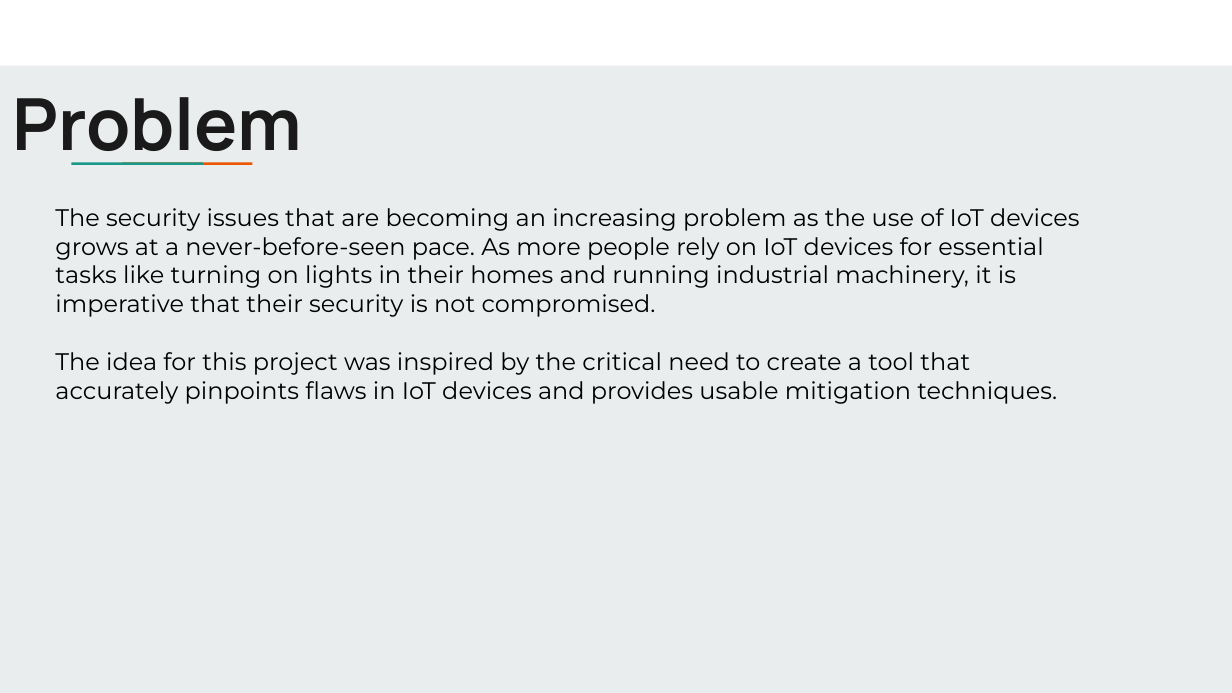
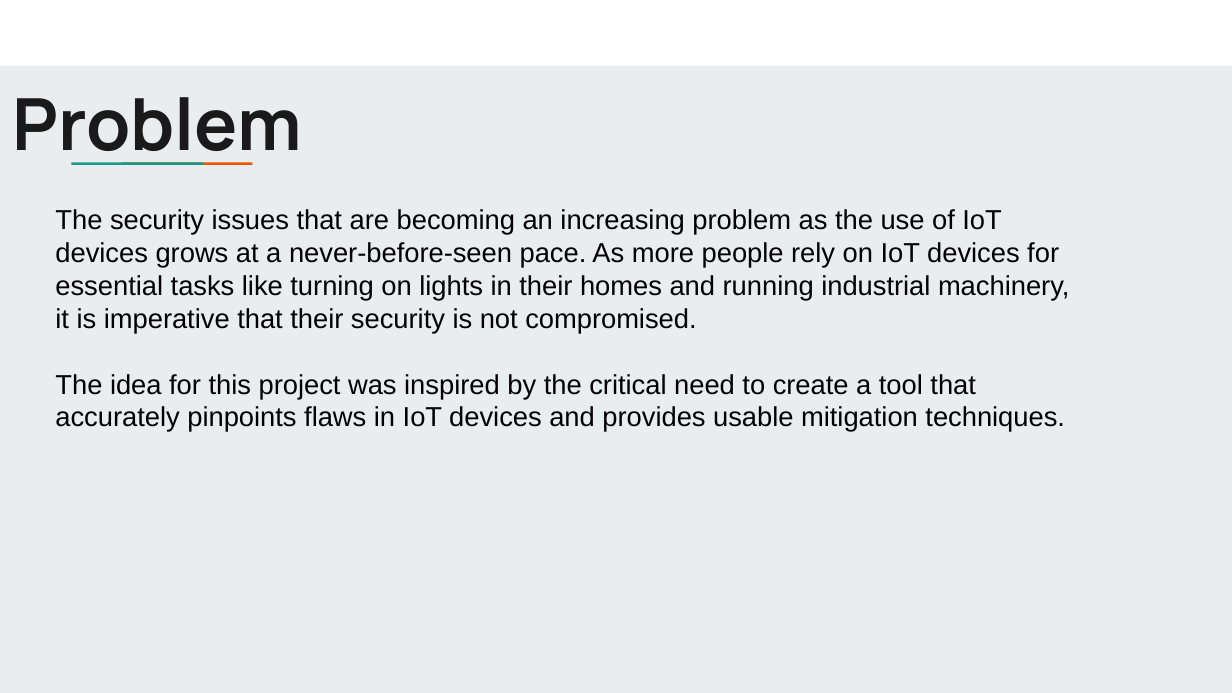
Before and after one commit to nagavenkatallu/IoTArM0r, a slide deck: slide 4 of IoTArM0r.pptx. Drawn at 1232x693 pixels with LibreOffice and Linux fonts; fonts in the diff are those of the drawing. Boxes give left, top, right and bottom in pixels: in the first picture for what was removed or moved away, otherwise in the second. Text is boxed around its words. In the diff, an @@ line names an element or a change of style, - is before the commit and + after.

```diff
--- a/IoTArM0r.pptx
+++ b/IoTArM0r.pptx
@@ text "The security issues that are ..." at bbox=[55, 209, 1069, 432]: size 14 to 16 pt, font Montserrat to Arial @@
```
Also in this commit, not shown: 6 other slides changed.
